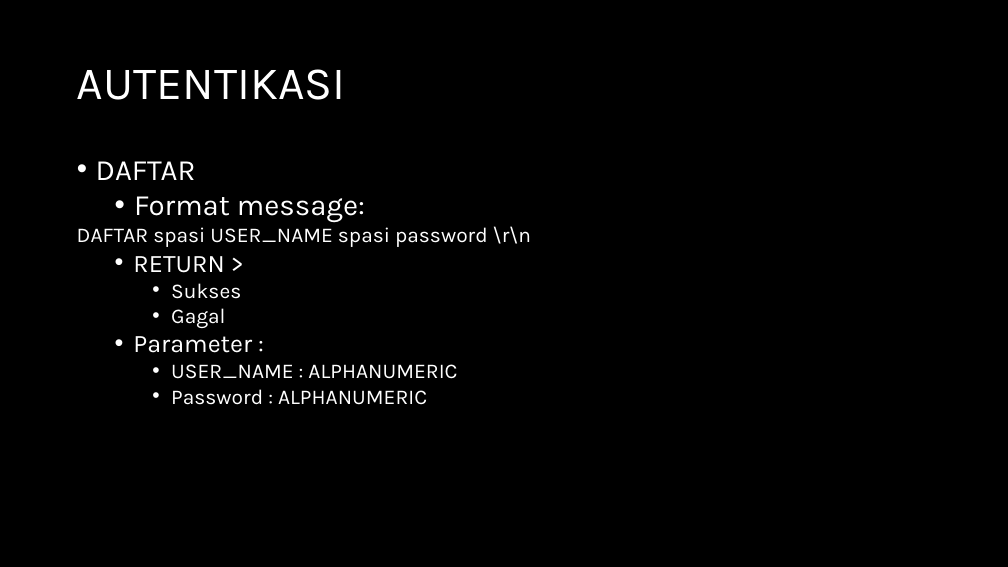
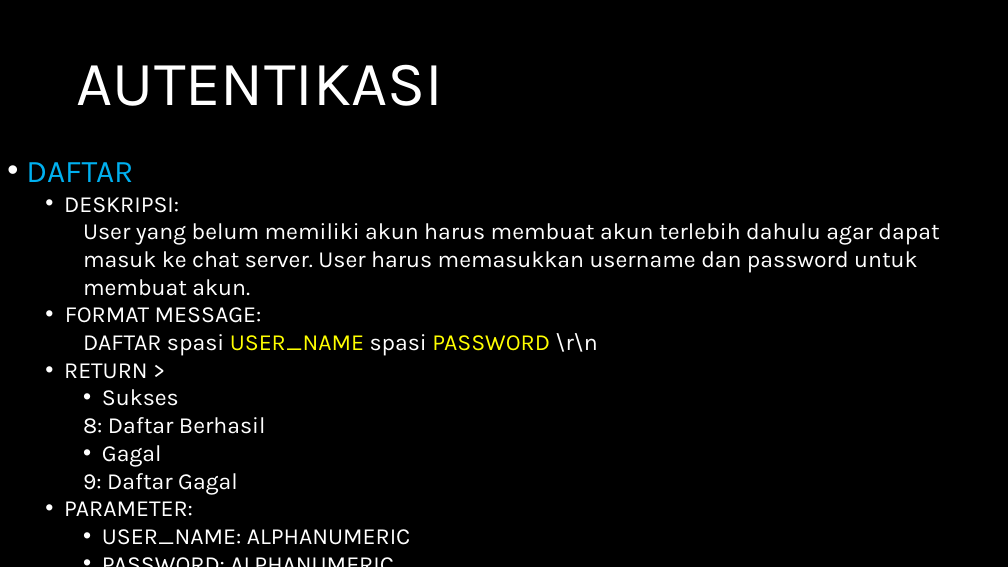
Before and after one commit to jeffrynasri/Kuliah-Progjar-E, a slide deck: slide 3 of TUGAS2_CHATSERVER/DRAFT-CHAT-SERVER.pptx. Drawn at 1008x567 pixels with LibreOffice and Linux fonts; fonts in the diff are those of the drawing. Boxes give left, top, right and bottom in pixels: in the first picture for what was removed or moved away, otherwise in the second. Text is boxed around its words. In the diff, an @@ line names an element or a change of style, - is before the commit and + after.

```diff
--- a/TUGAS2_CHATSERVER/DRAFT-CHAT-SERVER.pptx
+++ b/TUGAS2_CHATSERVER/DRAFT-CHAT-SERVER.pptx
@@ text "AUTENTIKASI" at (77, 64, 444, 106): size 44 to 60 pt @@
@@ text "DAFTAR": place and size @@
-text "DAFTAR" at (77, 161, 531, 405)
+text "DAFTAR" at (26, 162, 939, 545)
@@ text at (26, 162, 179, 467): size 28 to 30 pt, text colour #FFFFFF to #00B0F0 in "DAFTAR"; size 24 to 22 pt in "RETURN >"; size 20 to 22 pt in "Sukses", "Gagal" @@
@@ text at (64, 197, 939, 356): text changed; size 20 to 22 pt @@
-• Format message:
-DAFTAR spasi USER_NAME spasi password \r\n
+  • DESKRIPSI:
+    User yang belum memiliki akun harus membuat akun terlebih dahulu agar dapat masuk ke chat server. User harus memasukkan username dan password untuk membuat akun.
+• FORMAT MESSAGE:
+DAFTAR spasi USER_NAME spasi PASSWORD \r\n
@@ text at (83, 417, 266, 434): paragraph added @@
+    8: Daftar Berhasil
@@ text at (64, 473, 410, 545): text changed; size 20 to 22 pt @@
-  • Parameter :
-    • USER_NAME : ALPHANUMERIC
-    • Password : ALPHANUMERIC
+    9: Daftar Gagal
+  • PARAMETER:
+    • USER_NAME: ALPHANUMERIC
+    • PASSWORD: ALPHANUMERIC
```
Also in this commit, not shown: 9 other slides changed, 3 slides added.
